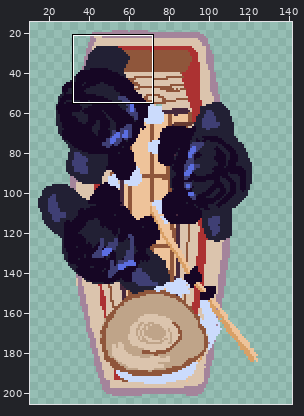
A pixel-art file gets an edit: art/boats/highschoolerboat.aseprite. Above, an overview of the earlier version with the close-up marked.
Close-up. As it was:
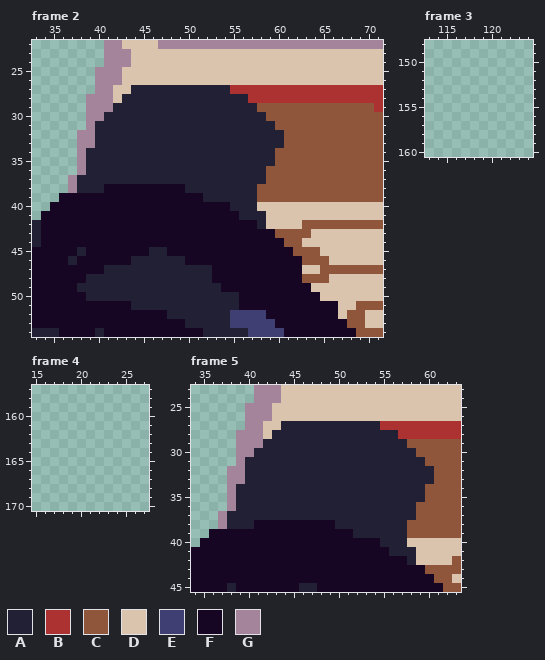
144x216 pixels, 6 frames. Shown: frame 2: x 33..71, y 22..54; frame 3: x 113..124, y 148..160; frame 4: x 15..27, y 157..170; frame 5: x 34..63, y 23..45. The wide view leaves out empty margins. The commit also changed other frames or places, which this record leaves out.
Visible layers, top first: "Layer 3", "Layer 2", "Layer 1".
Palette (. is transparent): A #222034  B #ac3232  C #8f563b  D #dbc4ad  E #3f3f74  F #160624  G #a4849b
Pixels before, frame 2, first column x 33:
22 ........GGDDDDGGGGGGGGGGGGGGGGGGGGGGGGG
23 ........GGGDDDDDDDDDDDDDDDDDDDDDDDDDDDD
24 ........GGGDDDDDDDDDDDDDDDDDDDDDDDDDDDD
25 .......GGGDDDDDDDDDDDDDDDDDDDDDDDDDDDDD
26 .......GGGDDDDDDDDDDDDDDDDDDDDDDDDDDDDD
27 .......GGDDAAAAAAAAAAABBBBBBBBBBBBBBBBB
28 ......GGGDAAAAAAAAAAAAAABBBBBBBBBBBBBBB
29 ......GGGAAAAAAAAAAAAAAAACCCCCCCCCCCCCB
30 ......GGAAAAAAAAAAAAAAAAAACCCCCCCCCCCCC
31 ......GAAAAAAAAAAAAAAAAAAAACCCCCCCCCCCC
32 .....GGAAAAAAAAAAAAAAAAAAAAACCCCCCCCCCC
33 .....GGAAAAAAAAAAAAAAAAAAAAACCCCCCCCCCC
34 .....GAAAAAAAAAAAAAAAAAAAAACCCCCCCCCCCC
35 .....GAAAAAAAAAAAAAAAAAAAAACCCCCCCCCCCC
36 .....GAAAAAAAAAAAAAAAAAAAACCCCCCCCCCCCC
37 ....GAAAAAAAAAAAAAAAAAAAAACCCCCCCCCCCCC
38 ....GAAAFFFFFFFFFAAAAAAAACCCCCCCCCCCCCC
39 ...FFFFFFFFFFFFFFFFAAAAAACCCCCCCCCCCCCC
40 ..FFFFFFFFFFFFFFFFFFFFAAADDDDDDDDDDDDDD
41 .FFFFFFFFFFFFFFFFFFFFFFAAADDDDDDDDDDDDD
42 AFFFFFFFFFFFFFFFFFFFFFFFFADDDDCCCCCCCCC
43 AFFFFFFFFFFFFFFFFFFFFFFFFFFCCCCDDDDDDDD
44 AFFFFFFFFFFFFFFFFFFFFFFFFFFFCCDDDDDDDDD
45 FFFFFAFFFFFFFAAFFFFFFFFFFFFFFCCCDDDDDDD
46 FFFFAFFFFFFAAAAAAFFFFFFFFFFFFFCCCDDDDDD
47 FFFFFFFFAAAAAAAAAAAAFFFFFFFFFFDDCCCCCCC
48 FFFFFFAAAAAAAAAAAAAAFFFFFFFFFFCCCDDDDDD
49 FFFFFAAAAAAAAAAAAAAAAFFFFFFFFFFDDDDDDDD
50 FFFFFFAAAAAAAAAAAAAAAAAFFFFFFFFFDDDDDDD
51 FFFFFFFFFFFAAAAAAAAAAAAFFFFFFFFFFFDDCCC
52 FFFFFFFFFFFFFFFAAAAAAAEEEEFFFFFFFFDCCDD
53 FFFFFFFFFFFFFFFFFAAAAAEEEEEFFFFFFFFCCDD
54 AAAFFFFAFFFFFFFFFFFAAAAAEEEEFFFFFFFFCCC
Pixels before, frame 5, first column x 34:
23 .......GGGDDDDDDDDDDDDDDDDDDDD
24 .......GGGDDDDDDDDDDDDDDDDDDDD
25 ......GGGDDDDDDDDDDDDDDDDDDDDD
26 ......GGGDDDDDDDDDDDDDDDDDDDDD
27 ......GGDDAAAAAAAAAAABBBBBBBBB
28 .....GGGDAAAAAAAAAAAAAABBBBBBB
29 .....GGGAAAAAAAAAAAAAAAACCCCCC
30 .....GGAAAAAAAAAAAAAAAAAACCCCC
31 .....GAAAAAAAAAAAAAAAAAAAACCCC
32 ....GGAAAAAAAAAAAAAAAAAAAAACCC
33 ....GGAAAAAAAAAAAAAAAAAAAAACCC
34 ....GAAAAAAAAAAAAAAAAAAAAACCCC
35 ....GAAAAAAAAAAAAAAAAAAAAACCCC
36 ....GAAAAAAAAAAAAAAAAAAAACCCCC
37 ...GAAAAAAAAAAAAAAAAAAAAACCCCC
38 ...GAAAFFFFFFFFFAAAAAAAACCCCCC
39 ..FFFFFFFFFFFFFFFFAAAAAACCCCCC
40 .FFFFFFFFFFFFFFFFFFFFAAADDDDDD
41 FFFFFFFFFFFFFFFFFFFFFFAAADDDDD
42 FFFFFFFFFFFFFFFFFFFFFFFFADDDDC
43 FFFFFFFFFFFFFFFFFFFFFFFFFFCCCC
44 FFFFFFFFFFFFFFFFFFFFFFFFFFFCCD
45 FFFFAFFFFFFFAAFFFFFFFFFFFFFFCC
The result:
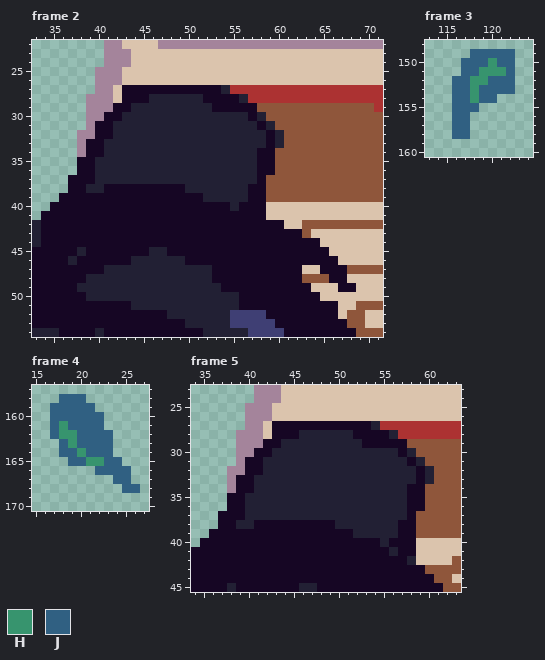
Colours new in this view: H #37946e  J #306082
Diff:
Frame 2, layer "Layer 2":
The edit turns colour A into colour F in row 27 at x 44 to 53; in row 28 at x 43 to 45 and 52 to 55; in row 29 at x 42 to 43 and 53 to 57; in row 30 at x 41 to 42 and 57; in row 31 at x 40 to 41 and 58; in row 32 at x 40 to 41 and 59.
The edit turns colour A into colour F in row 33 at x 40 and 59; in row 34 at x 39 to 40 and 58 to 59; in row 35 at x 39 and 58 to 59; in row 36 at x 39 and 58; in row 37 at x 38 to 39 and 58; in row 38 at x 38 and 57.
The edit turns colour A into colour F in row 39 at x 57; in row 40 at x 56 to 57; in row 41 at x 56 to 58; in row 42 at x 58.
The edit turns colour C into colour F in row 36 at x 59; in rows 38 to 39 at x 58; in row 43 at x 60 to 62; in row 44 at x 61 to 62; in row 45 at x 62 to 64; in row 46 at x 63 to 65.
The edit turns colour C into colour F in row 47 at x 65 to 67.
The edit turns colour D into colour F in row 27 at x 43; in row 40 at x 58; in row 42 at x 59 to 60; in row 44 at x 63 to 64; in row 45 at x 65; in row 46 at x 66.
The edit turns colour D into colour F in row 48 at x 66 to 67; in row 49 at x 67 to 68.
The edit turns colour G into colour F in row 33 at x 39; in rows 35 to 36 at x 38; in rows 37 to 38 at x 37.
Frame 3, layer "Layer 3":
There is now colour H in row 150 at x 120; in row 151 at x 119 to 121; in row 152 at x 118 to 119; in rows 153 to 154 at x 118.
There is now colour J in row 149 at x 118 to 122; in row 150 at x 117 to 119 and 121 to 122; in row 151 at x 117 to 118 and 122; in row 152 at x 116 to 117 and 120 to 122; in row 153 at x 116 to 117 and 119 to 122; in row 154 at x 116 to 117 and 119 to 120.
There is now colour J in row 155 at x 116 to 118; in rows 156 to 158 at x 116 to 117.
Frame 4, layer "Layer 3":
There is now colour H in row 161 at x 18; in row 162 at x 18 to 19; in row 163 at x 19; in row 164 at x 20; in row 165 at x 21 to 22.
There is now colour J in row 158 at x 18 to 20; in row 159 at x 17 to 21; in row 160 at x 17 to 22; in row 161 at x 17 and 19 to 22; in row 162 at x 17 and 20 to 23; in row 163 at x 18 and 20 to 23.
There is now colour J in row 164 at x 18 to 19 and 21 to 23; in row 165 at x 19 to 20 and 23 to 24; in row 166 at x 22 to 25; in row 167 at x 24 to 25; in row 168 at x 25 to 26.
Frame 5, layer "Layer 2":
The edit turns colour A into colour F in row 27 at x 44 to 53; in row 28 at x 43 to 45 and 52 to 55; in row 29 at x 42 to 43 and 53 to 57; in row 30 at x 41 to 42 and 57; in row 31 at x 40 to 41 and 58; in row 32 at x 40 to 41 and 59.
The edit turns colour A into colour F in row 33 at x 40 and 59; in row 34 at x 39 to 40 and 58 to 59; in row 35 at x 39 and 58 to 59; in row 36 at x 39 and 58; in row 37 at x 38 to 39 and 58; in row 38 at x 38 and 57.
The edit turns colour A into colour F in row 39 at x 57; in row 40 at x 56 to 57; in row 41 at x 57 to 58.
The edit turns colour C into colour F in row 36 at x 59; in rows 38 to 39 at x 58.
The edit turns colour D into colour F in row 27 at x 43; in row 40 at x 58.
The edit turns colour G into colour F in row 33 at x 39; in rows 35 to 36 at x 38; in rows 37 to 38 at x 37.
